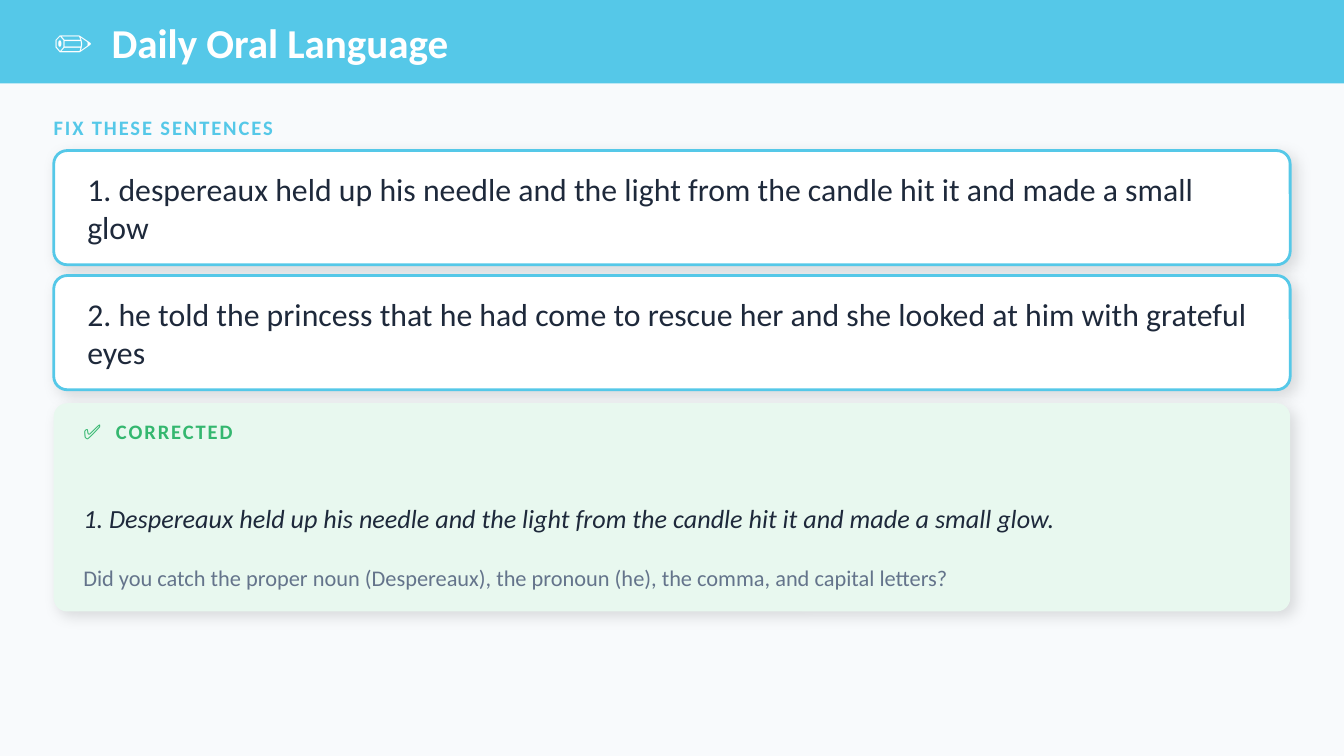
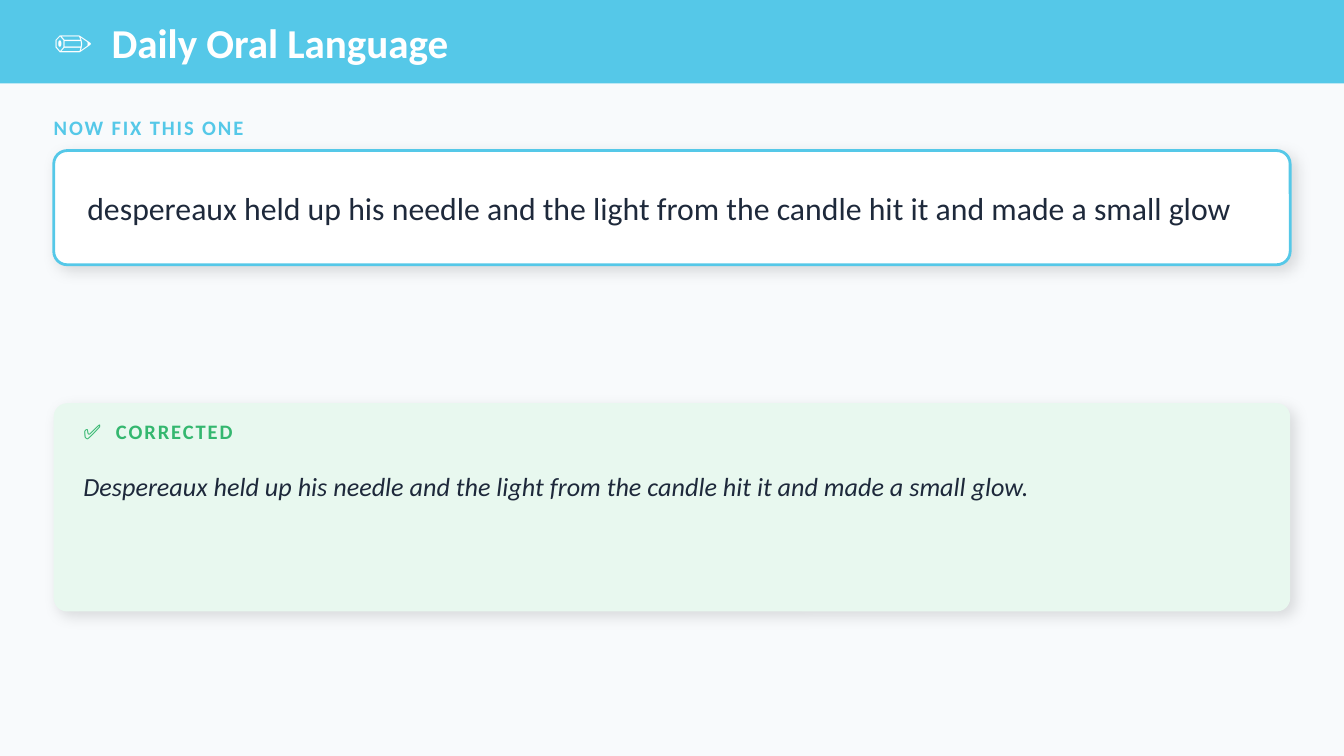
Before and after one commit to optimaondemand/optima-3rd-ela, a slide deck: slide 9 of Planning docs/Slides/lesson-12-2-teacher-slides.pptx (slide 8 before the commit). Drawn at 1344x756 pixels with LibreOffice and Linux fonts; fonts in the diff are those of the drawing. Boxes give left, top, right and bottom in pixels: in the first picture for what was removed or moved away, otherwise in the second. Text is boxed around its words. In the diff, an @@ line names an element or a change of style, - is before the commit and + after.

```diff
--- a/Planning docs/Slides/lesson-12-2-teacher-slides.pptx
+++ b/Planning docs/Slides/lesson-12-2-teacher-slides.pptx
@@ text at (54, 121, 243, 135): text changed @@
-FIX THESE SENTENCES
+NOW FIX THIS ONE
@@ text at (87, 198, 1231, 226): text changed @@
-1. despereaux held up his needle and the light from the candle hit it and made a small glow
+despereaux held up his needle and the light from the candle hit it and made a small glow
@@ rounded rectangle removed at (54, 276, 1290, 390) @@
@@ text removed at (87, 304, 1246, 369) @@
-2. he told the princess that he had come to rescue her and she looked at him with grateful eyes
@@ text at (83, 478, 1029, 501): text changed @@
-1. Despereaux held up his needle and the light from the candle hit it and made a small glow.
+Despereaux held up his needle and the light from the candle hit it and made a small glow.
@@ text removed at (83, 570, 948, 590) @@
-Did you catch the proper noun (Despereaux), the pronoun (he), the comma, and capital letters?
```
Also in this commit, not shown: 5 other slides changed, 6 slides added, 3 slides removed, 42 other files.
